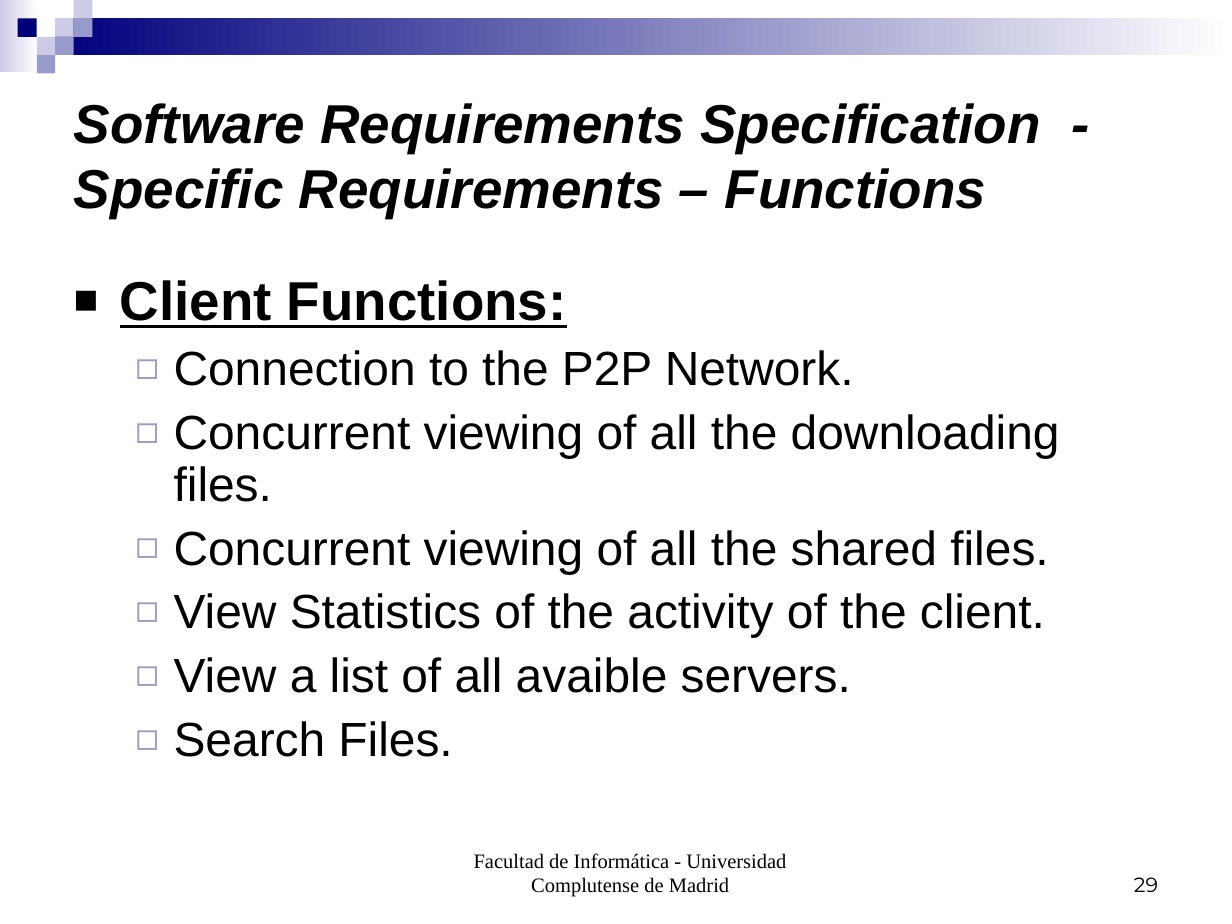
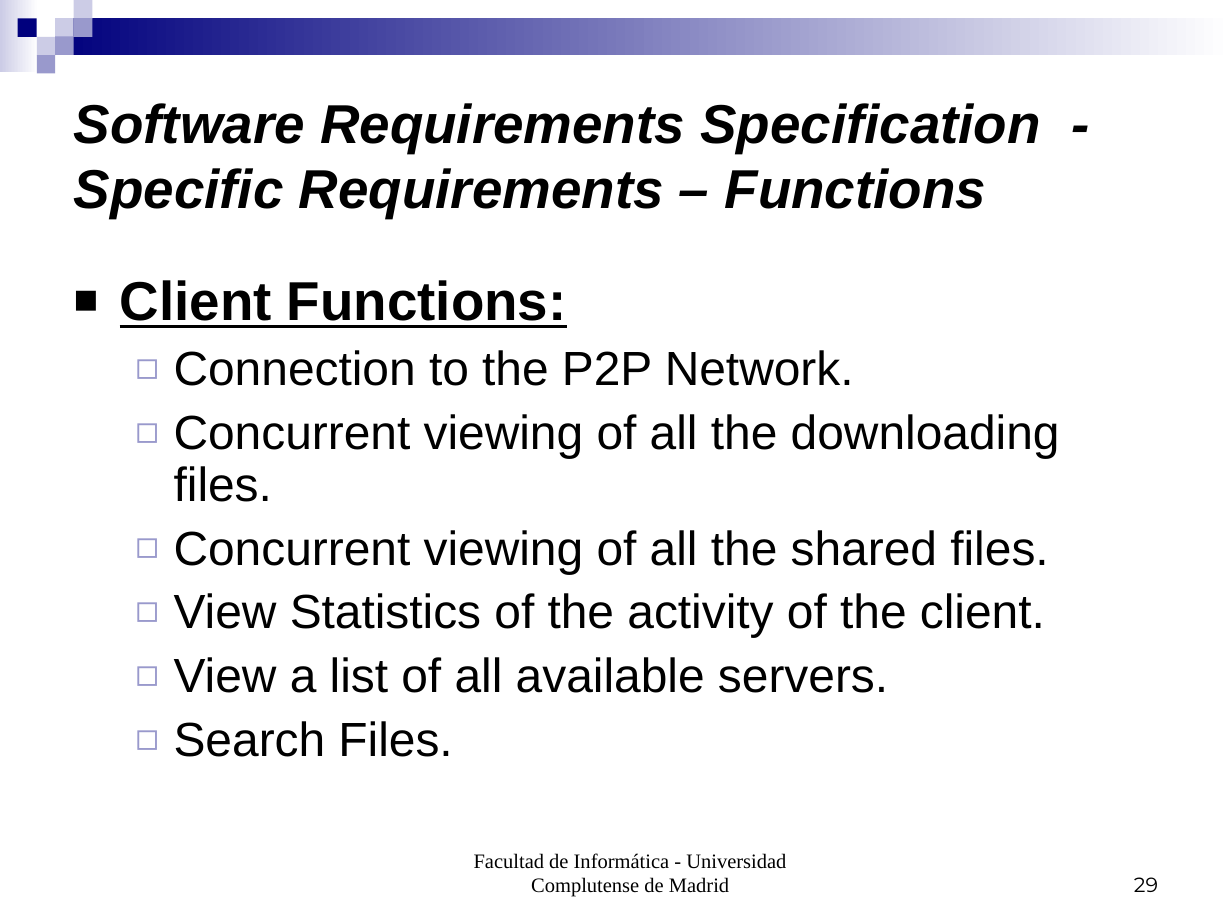
Before and after one commit to salcedonia/egorilla-software-engineering-2008-2009, a slide deck: slide 29 of doc/PresentacionIS.ppt. Drawn at 1232x924 pixels with LibreOffice and Linux fonts; fonts in the diff are those of the drawing. Boxes give left, top, right and bottom in pixels: in the first picture for what was removed or moved away, otherwise in the second. Text is boxed around its words. In the diff, an @@ line names an element or a change of style, - is before the commit and + after.

```diff
--- a/doc/PresentacionIS.ppt
+++ b/doc/PresentacionIS.ppt
@@ text at [174, 657, 888, 693]: text changed @@
-  ◻ View a list of all avaible servers.
+  ◻ View a list of all available servers.
```
Also in this commit, not shown: 5 slides added.
